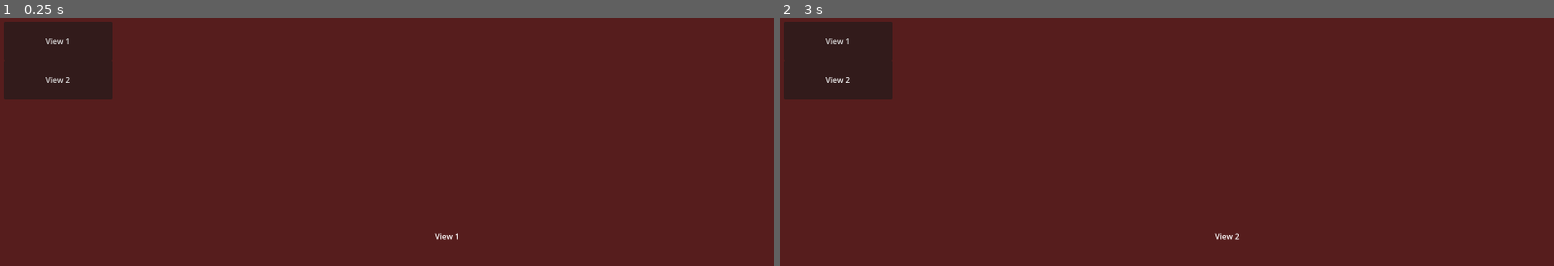
Above: before the commit, frames 1-2 (left to right).
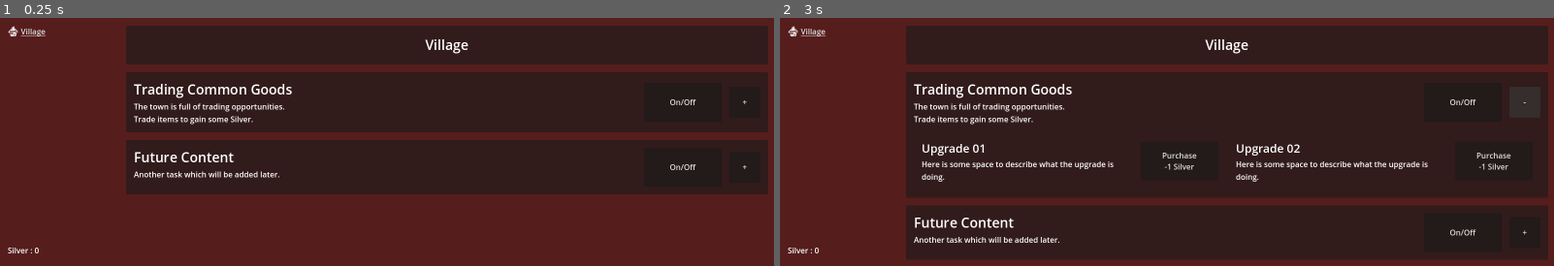
Above: after the commit, the same moments.

Repository: ZibelineDev/idle_tuto_reboot
Game: Godot game, scene res://singletons/game/game.tscn
The game is run twice, just before and just after one commit, with the same random seed, the same clock (stepped at 60 frames per second) and the same inputs.
Inputs (mouse positions are in pixels of both pictures, inside the frame that each line leads up to):
- Up to frame 1 (0.25 s): no input
- Up to frame 2 (3 s): click "View 1" (after the commit: "Village") at 0.5 s; click "View 2" (after the commit: "Village") at 1.25 s; click (1461, 102) at 2 s, where only the run after the commit has a clickable "On/Off"; click (1523, 102) at 2.75 s, where only the run after the commit has a clickable "+"

The runs differ from the first frame. In frame 1, 56% of the frame differs, in the area x 0-100%, y 1-95%; in frame 2, 77%, in the area x 0-100%, y 1-98%.

Commit message:
💄 Preparing UI for Upgrades

Diff:
--- a/components/label_silver/label_silver.tscn
+++ b/components/label_silver/label_silver.tscn
@@ -8,4 +8,5 @@
 anchor_bottom = 1.0
 grow_horizontal = 2
 grow_vertical = 2
+text = "Silver Label"
 script = ExtResource("1_4sa7j")
--- a/scenes/user_interface/navigation_button.gd
+++ b/scenes/user_interface/navigation_button.gd
@@ -1,4 +1,4 @@
-extends Button
+extends LinkButton
 
 @export var navigation_index : int = -1
 
--- a/scenes/user_interface/user_interface.tscn
+++ b/scenes/user_interface/user_interface.tscn
@@ -1,7 +1,10 @@
-[gd_scene load_steps=4 format=3 uid="uid://cu26oi1spy512"]
+[gd_scene load_steps=7 format=3 uid="uid://cu26oi1spy512"]
 
 [ext_resource type="Script" path="res://scenes/user_interface/user_interface.gd" id="1_yjqbu"]
+[ext_resource type="Texture2D" uid="uid://b5cskke7djqh6" path="res://assets/icons/mushroom-house (1).png" id="2_argk2"]
 [ext_resource type="Script" path="res://scenes/user_interface/navigation_button.gd" id="2_w1f2f"]
+[ext_resource type="PackedScene" uid="uid://cfgqkghn7jtn" path="res://components/label_silver/label_silver.tscn" id="4_f8na8"]
+[ext_resource type="PackedScene" uid="uid://cmkdxgjy3xdrj" path="res://scenes/views/village/village.tscn" id="5_24757"]
 
 [sub_resource type="StyleBoxFlat" id="StyleBoxFlat_6lwjp"]
 bg_color = Color(0.6, 0.6, 0.6, 0)
@@ -34,10 +37,10 @@
 layout_mode = 2
 size_flags_horizontal = 3
 size_flags_vertical = 3
-theme_override_constants/margin_left = 8
-theme_override_constants/margin_top = 8
-theme_override_constants/margin_right = 8
-theme_override_constants/margin_bottom = 8
+theme_override_constants/margin_left = 16
+theme_override_constants/margin_top = 16
+theme_override_constants/margin_right = 16
+theme_override_constants/margin_bottom = 16
 
 [node name="VBoxContainer" type="VBoxContainer" parent="HBoxContainer/LeftPanel/Navigator/MarginContainer"]
 layout_mode = 2
@@ -45,24 +48,33 @@
 size_flags_vertical = 3
 theme_override_constants/separation = 0
 
-[node name="Button" type="Button" parent="HBoxContainer/LeftPanel/Navigator/MarginContainer/VBoxContainer"]
-custom_minimum_size = Vector2(0, 80)
+[node name="HBoxContainer" type="HBoxContainer" parent="HBoxContainer/LeftPanel/Navigator/MarginContainer/VBoxContainer"]
 layout_mode = 2
-text = "View 1"
+
+[node name="TextureRect" type="TextureRect" parent="HBoxContainer/LeftPanel/Navigator/MarginContainer/VBoxContainer/HBoxContainer"]
+layout_mode = 2
+texture = ExtResource("2_argk2")
+expand_mode = 2
+
+[node name="LinkButton" type="LinkButton" parent="HBoxContainer/LeftPanel/Navigator/MarginContainer/VBoxContainer/HBoxContainer"]
+layout_mode = 2
+text = "Village"
 script = ExtResource("2_w1f2f")
 navigation_index = 0
 
-[node name="Button2" type="Button" parent="HBoxContainer/LeftPanel/Navigator/MarginContainer/VBoxContainer"]
-custom_minimum_size = Vector2(0, 80)
-layout_mode = 2
-text = "View 2
-"
-script = ExtResource("2_w1f2f")
-navigation_index = 1
-
-[node name="Resources" type="Control" parent="HBoxContainer/LeftPanel"]
+[node name="Resources" type="MarginContainer" parent="HBoxContainer/LeftPanel"]
 layout_mode = 2
 size_flags_vertical = 3
+theme_override_constants/margin_left = 16
+theme_override_constants/margin_top = 16
+theme_override_constants/margin_right = 16
+theme_override_constants/margin_bottom = 16
+
+[node name="VBoxContainer" type="VBoxContainer" parent="HBoxContainer/LeftPanel/Resources"]
+layout_mode = 2
+
+[node name="LabelSilver" parent="HBoxContainer/LeftPanel/Resources/VBoxContainer" instance=ExtResource("4_f8na8")]
+layout_mode = 2
 
 [node name="MainView" type="TabContainer" parent="HBoxContainer"]
 unique_name_in_owner = true
@@ -71,39 +83,5 @@
 theme_override_styles/panel = SubResource("StyleBoxFlat_6lwjp")
 tabs_visible = false
 
-[node name="View1" type="Control" parent="HBoxContainer/MainView"]
+[node name="Village" parent="HBoxContainer/MainView" instance=ExtResource("5_24757")]
 layout_mode = 2
-
-[node name="Label" type="Label" parent="HBoxContainer/MainView/View1"]
-layout_mode = 1
-anchors_preset = 8
-anchor_left = 0.5
-anchor_top = 0.5
-anchor_right = 0.5
-anchor_bottom = 0.5
-offset_left = -20.0
-offset_top = -11.5
-offset_right = 20.0
-offset_bottom = 11.5
-grow_horizontal = 2
-grow_vertical = 2
-text = "View 1"
-
-[node name="View2" type="Control" parent="HBoxContainer/MainView"]
-visible = false
-layout_mode = 2
-
-[node name="Label" type="Label" parent="HBoxContainer/MainView/View2"]
-layout_mode = 1
-anchors_preset = 8
-anchor_left = 0.5
-anchor_top = 0.5
-anchor_right = 0.5
-anchor_bottom = 0.5
-offset_left = -20.0
-offset_top = -11.5
-offset_right = 20.0
-offset_bottom = 11.5
-grow_horizontal = 2
-grow_vertical = 2
-text = "View 2"
--- /dev/null
+++ b/scenes/views/village/trading_goods.gd
@@ -0,0 +1,26 @@
+extends PanelContainer
+
+
+@onready var _collapse_container : Control = get_node("%CollapseContainer")
+@onready var _collapse_button : Button = get_node("%CollapseButton")
+
+
+func _ready() -> void :
+	_collapse_button.pressed.connect(_on_collapse_button_pressed)
+
+	_collapse_button.text = "+"
+	_collapse_container.visible = false
+
+
+func _on_collapse_button_pressed() -> void :
+	_toggle_collapse()
+
+
+func _toggle_collapse() -> void :
+	if _collapse_container.visible :
+		_collapse_button.text = "+"
+		_collapse_container.visible = false
+
+	else :
+		_collapse_button.text = "-"
+		_collapse_container.visible = true
--- /dev/null
+++ b/scenes/views/village/village.tscn
@@ -0,0 +1,276 @@
+[gd_scene load_steps=2 format=3 uid="uid://cmkdxgjy3xdrj"]
+
+[ext_resource type="Script" path="res://scenes/views/village/trading_goods.gd" id="1_btauh"]
+
+[node name="Village" type="MarginContainer"]
+anchors_preset = 15
+anchor_right = 1.0
+anchor_bottom = 1.0
+grow_horizontal = 2
+grow_vertical = 2
+theme_override_constants/margin_left = 16
+theme_override_constants/margin_top = 16
+theme_override_constants/margin_right = 16
+theme_override_constants/margin_bottom = 16
+
+[node name="VBoxContainer" type="VBoxContainer" parent="."]
+layout_mode = 2
+theme_override_constants/separation = 16
+
+[node name="PanelContainer" type="PanelContainer" parent="VBoxContainer"]
+layout_mode = 2
+
+[node name="Title" type="Label" parent="VBoxContainer/PanelContainer"]
+custom_minimum_size = Vector2(0, 80)
+layout_mode = 2
+theme_type_variation = &"HeaderLarge"
+text = "Village"
+horizontal_alignment = 1
+vertical_alignment = 1
+
+[node name="TradingGoods" type="PanelContainer" parent="VBoxContainer"]
+layout_mode = 2
+script = ExtResource("1_btauh")
+
+[node name="MarginContainer" type="MarginContainer" parent="VBoxContainer/TradingGoods"]
+layout_mode = 2
+theme_override_constants/margin_left = 16
+theme_override_constants/margin_top = 16
+theme_override_constants/margin_right = 16
+theme_override_constants/margin_bottom = 16
+
+[node name="VBoxContainer" type="VBoxContainer" parent="VBoxContainer/TradingGoods/MarginContainer"]
+layout_mode = 2
+theme_override_constants/separation = 16
+
+[node name="HBoxContainer" type="HBoxContainer" parent="VBoxContainer/TradingGoods/MarginContainer/VBoxContainer"]
+layout_mode = 2
+theme_override_constants/separation = 16
+
+[node name="Description" type="VBoxContainer" parent="VBoxContainer/TradingGoods/MarginContainer/VBoxContainer/HBoxContainer"]
+layout_mode = 2
+size_flags_horizontal = 3
+
+[node name="Title" type="Label" parent="VBoxContainer/TradingGoods/MarginContainer/VBoxContainer/HBoxContainer/Description"]
+layout_mode = 2
+theme_type_variation = &"HeaderLarge"
+text = "Trading Common Goods"
+
+[node name="Description" type="Label" parent="VBoxContainer/TradingGoods/MarginContainer/VBoxContainer/HBoxContainer/Description"]
+custom_minimum_size = Vector2(1, 1)
+layout_mode = 2
+text = "The town is full of trading opportunities.
+Trade items to gain some Silver."
+autowrap_mode = 3
+
+[node name="Toggle" type="Button" parent="VBoxContainer/TradingGoods/MarginContainer/VBoxContainer/HBoxContainer"]
+custom_minimum_size = Vector2(160, 80)
+layout_mode = 2
+size_flags_horizontal = 4
+size_flags_vertical = 4
+text = "On/Off"
+
+[node name="CollapseButton" type="Button" parent="VBoxContainer/TradingGoods/MarginContainer/VBoxContainer/HBoxContainer"]
+unique_name_in_owner = true
+custom_minimum_size = Vector2(64, 64)
+layout_mode = 2
+size_flags_horizontal = 4
+size_flags_vertical = 4
+text = "+"
+
+[node name="CollapseContainer" type="GridContainer" parent="VBoxContainer/TradingGoods/MarginContainer/VBoxContainer"]
+unique_name_in_owner = true
+layout_mode = 2
+columns = 2
+
+[node name="Upgrade01" type="MarginContainer" parent="VBoxContainer/TradingGoods/MarginContainer/VBoxContainer/CollapseContainer"]
+layout_mode = 2
+size_flags_horizontal = 3
+theme_override_constants/margin_left = 16
+theme_override_constants/margin_top = 16
+theme_override_constants/margin_right = 16
+theme_override_constants/margin_bottom = 16
+
+[node name="HBoxContainer" type="HBoxContainer" parent="VBoxContainer/TradingGoods/MarginContainer/VBoxContainer/CollapseContainer/Upgrade01"]
+layout_mode = 2
+theme_override_constants/separation = 16
+
+[node name="Description" type="VBoxContainer" parent="VBoxContainer/TradingGoods/MarginContainer/VBoxContainer/CollapseContainer/Upgrade01/HBoxContainer"]
+layout_mode = 2
+size_flags_horizontal = 3
+
+[node name="Title" type="Label" parent="VBoxContainer/TradingGoods/MarginContainer/VBoxContainer/CollapseContainer/Upgrade01/HBoxContainer/Description"]
+layout_mode = 2
+theme_type_variation = &"HeaderMedium"
+text = "Upgrade 01"
+
+[node name="Description" type="Label" parent="VBoxContainer/TradingGoods/MarginContainer/VBoxContainer/CollapseContainer/Upgrade01/HBoxContainer/Description"]
+custom_minimum_size = Vector2(1, 1)
+layout_mode = 2
+text = "Here is some space to describe what the upgrade is doing."
+autowrap_mode = 3
+
+[node name="Button" type="Button" parent="VBoxContainer/TradingGoods/MarginContainer/VBoxContainer/CollapseContainer/Upgrade01/HBoxContainer"]
+custom_minimum_size = Vector2(160, 80)
+layout_mode = 2
+size_flags_horizontal = 4
+size_flags_vertical = 4
+text = "Purchase
+-1 Silver"
+
+[node name="Upgrade02" type="MarginContainer" parent="VBoxContainer/TradingGoods/MarginContainer/VBoxContainer/CollapseContainer"]
+layout_mode = 2
+size_flags_horizontal = 3
+theme_override_constants/margin_left = 16
+theme_override_constants/margin_top = 16
+theme_override_constants/margin_right = 16
+theme_override_constants/margin_bottom = 16
+
+[node name="Content" type="HBoxContainer" parent="VBoxContainer/TradingGoods/MarginContainer/VBoxContainer/CollapseContainer/Upgrade02"]
+layout_mode = 2
+theme_override_constants/separation = 16
+
+[node name="Description" type="VBoxContainer" parent="VBoxContainer/TradingGoods/MarginContainer/VBoxContainer/CollapseContainer/Upgrade02/Content"]
+layout_mode = 2
+size_flags_horizontal = 3
+
+[node name="Title" type="Label" parent="VBoxContainer/TradingGoods/MarginContainer/VBoxContainer/CollapseContainer/Upgrade02/Content/Description"]
+layout_mode = 2
+theme_type_variation = &"HeaderMedium"
+text = "Upgrade 02"
+
+[node name="Description" type="Label" parent="VBoxContainer/TradingGoods/MarginContainer/VBoxContainer/CollapseContainer/Upgrade02/Content/Description"]
+custom_minimum_size = Vector2(1, 1)
+layout_mode = 2
+text = "Here is some space to describe what the upgrade is doing."
+autowrap_mode = 3
+
+[node name="Button" type="Button" parent="VBoxContainer/TradingGoods/MarginContainer/VBoxContainer/CollapseContainer/Upgrade02/Content"]
+custom_minimum_size = Vector2(160, 80)
+layout_mode = 2
+size_flags_horizontal = 4
+size_flags_vertical = 4
+text = "Purchase
+-1 Silver"
+
+[node name="FutureContent" type="PanelContainer" parent="VBoxContainer"]
+layout_mode = 2
+
+[node name="MarginContainer" type="MarginContainer" parent="VBoxContainer/FutureContent"]
+layout_mode = 2
+theme_override_constants/margin_left = 16
+theme_override_constants/margin_top = 16
+theme_override_constants/margin_right = 16
+theme_override_constants/margin_bottom = 16
+
+[node name="VBoxContainer" type="VBoxContainer" parent="VBoxContainer/FutureContent/MarginContainer"]
+layout_mode = 2
+theme_override_constants/separation = 16
+
+[node name="HBoxContainer" type="HBoxContainer" parent="VBoxContainer/FutureContent/MarginContainer/VBoxContainer"]
+layout_mode = 2
+theme_override_constants/separation = 16
+
+[node name="Description" type="VBoxContainer" parent="VBoxContainer/FutureContent/MarginContainer/VBoxContainer/HBoxContainer"]
+layout_mode = 2
+size_flags_horizontal = 3
+
+[node name="Label" type="Label" parent="VBoxContainer/FutureContent/MarginContainer/VBoxContainer/HBoxContainer/Description"]
+layout_mode = 2
+theme_type_variation = &"HeaderLarge"
+text = "Future Content"
+
+[node name="Label2" type="Label" parent="VBoxContainer/FutureContent/MarginContainer/VBoxContainer/HBoxContainer/Description"]
+custom_minimum_size = Vector2(1, 1)
+layout_mode = 2
+text = "Another task which will be added later."
+autowrap_mode = 3
+
+[node name="Toggle" type="Button" parent="VBoxContainer/FutureContent/MarginContainer/VBoxContainer/HBoxContainer"]
+custom_minimum_size = Vector2(160, 80)
+layout_mode = 2
+size_flags_horizontal = 4
+size_flags_vertical = 4
+text = "On/Off"
+
+[node name="Collapse" type="Button" parent="VBoxContainer/FutureContent/MarginContainer/VBoxContainer/HBoxContainer"]
+custom_minimum_size = Vector2(64, 64)
+layout_mode = 2
+size_flags_horizontal = 4
+size_flags_vertical = 4
+text = "+"
+
+[node name="GridContainer" type="GridContainer" parent="VBoxContainer/FutureContent/MarginContainer/VBoxContainer"]
+visible = false
+layout_mode = 2
+columns = 2
+
+[node name="Upgrade01" type="MarginContainer" parent="VBoxContainer/FutureContent/MarginContainer/VBoxContainer/GridContainer"]
+layout_mode = 2
+size_flags_horizontal = 3
+theme_override_constants/margin_left = 16
+theme_override_constants/margin_top = 16
+theme_override_constants/margin_right = 16
+theme_override_constants/margin_bottom = 16
+
+[node name="HBoxContainer" type="HBoxContainer" parent="VBoxContainer/FutureContent/MarginContainer/VBoxContainer/GridContainer/Upgrade01"]
+layout_mode = 2
+theme_override_constants/separation = 16
+
+[node name="Description" type="VBoxContainer" parent="VBoxContainer/FutureContent/MarginContainer/VBoxContainer/GridContainer/Upgrade01/HBoxContainer"]
+layout_mode = 2
+size_flags_horizontal = 3
+
+[node name="Title" type="Label" parent="VBoxContainer/FutureContent/MarginContainer/VBoxContainer/GridContainer/Upgrade01/HBoxContainer/Description"]
+layout_mode = 2
+theme_type_variation = &"HeaderMedium"
+text = "Upgrade 01"
+
+[node name="Description" type="Label" parent="VBoxContainer/FutureContent/MarginContainer/VBoxContainer/GridContainer/Upgrade01/HBoxContainer/Description"]
+custom_minimum_size = Vector2(1, 1)
+layout_mode = 2
+text = "Here is some space to describe what the upgrade is doing."
+autowrap_mode = 3
+
+[node name="Button" type="Button" parent="VBoxContainer/FutureContent/MarginContainer/VBoxContainer/GridContainer/Upgrade01/HBoxContainer"]
+custom_minimum_size = Vector2(160, 80)
+layout_mode = 2
+size_flags_horizontal = 4
+size_flags_vertical = 4
+text = "Purchase
+-1 Silver"
+
+[node name="Upgrade02" type="MarginContainer" parent="VBoxContainer/FutureContent/MarginContainer/VBoxContainer/GridContainer"]
+layout_mode = 2
+size_flags_horizontal = 3
+theme_override_constants/margin_left = 16
+theme_override_constants/margin_top = 16
+theme_override_constants/margin_right = 16
+theme_override_constants/margin_bottom = 16
+
+[node name="Content" type="HBoxContainer" parent="VBoxContainer/FutureContent/MarginContainer/VBoxContainer/GridContainer/Upgrade02"]
+layout_mode = 2
+theme_override_constants/separation = 16
+
+[node name="Description" type="VBoxContainer" parent="VBoxContainer/FutureContent/MarginContainer/VBoxContainer/GridContainer/Upgrade02/Content"]
+layout_mode = 2
+size_flags_horizontal = 3
+
+[node name="Title" type="Label" parent="VBoxContainer/FutureContent/MarginContainer/VBoxContainer/GridContainer/Upgrade02/Content/Description"]
+layout_mode = 2
+theme_type_variation = &"HeaderMedium"
+text = "Upgrade 02"
+
+[node name="Description" type="Label" parent="VBoxContainer/FutureContent/MarginContainer/VBoxContainer/GridContainer/Upgrade02/Content/Description"]
+custom_minimum_size = Vector2(1, 1)
+layout_mode = 2
+text = "Here is some space to describe what the upgrade is doing."
+autowrap_mode = 3
+
+[node name="Button" type="Button" parent="VBoxContainer/FutureContent/MarginContainer/VBoxContainer/GridContainer/Upgrade02/Content"]
+custom_minimum_size = Vector2(160, 80)
+layout_mode = 2
+size_flags_horizontal = 4
+size_flags_vertical = 4
+text = "Purchase
+-1 Silver"
Binary file added: assets/icons/mushroom-house (1).png
Not shown, added: assets/icons/mushroom-house (1).png.import
